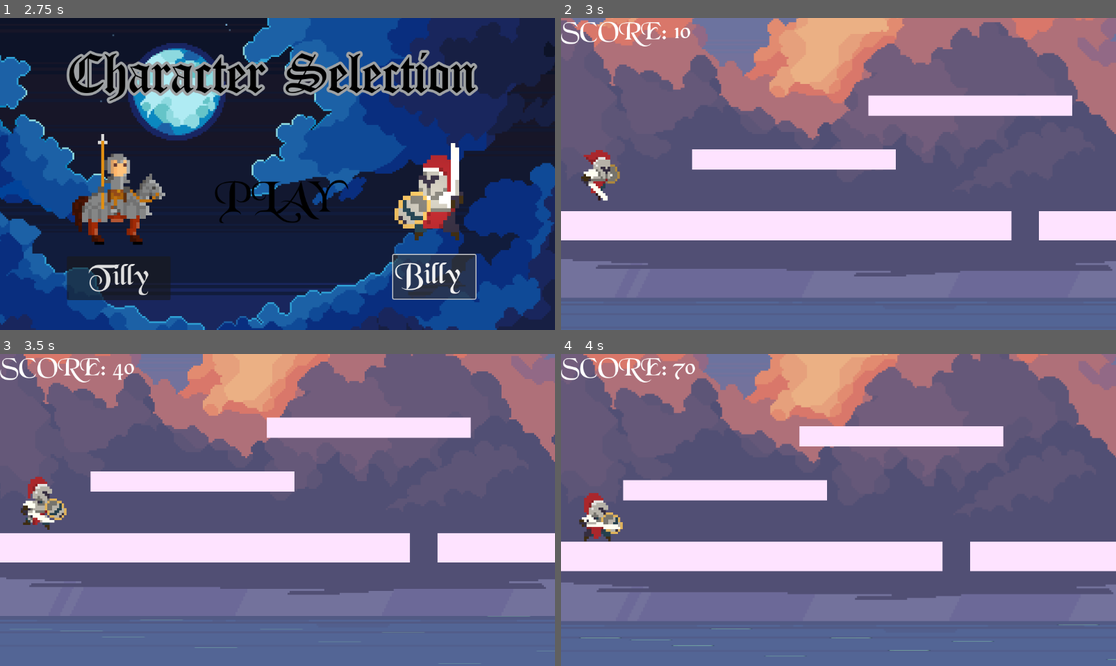
Above: before the commit, frames 1-4 (two rows, left to right).
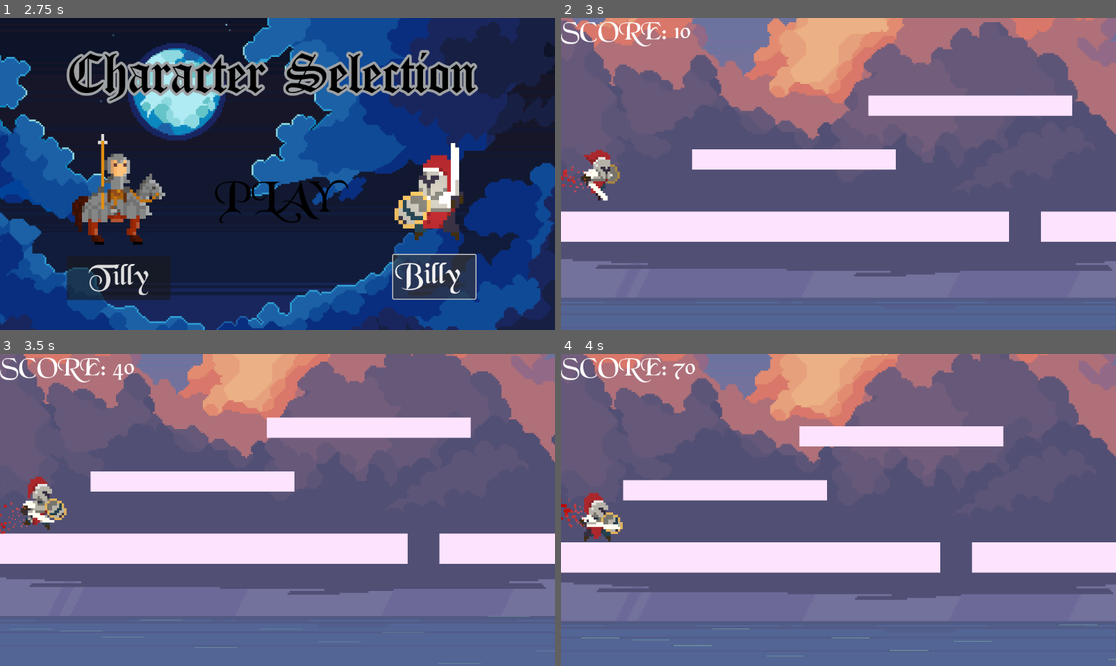
Above: after the commit, the same moments.

Repository: AugustanaCSC380January2024/final-game-frenchie
Game: Godot game, scene res://Scenes/start_screen.tscn
The game is run twice, just before and just after one commit, with the same random seed, the same clock (stepped at 60 frames per second) and the same inputs.
Inputs:
- Up to frame 1 (2.75 s): click "START" at 0.5 s; click "Tilly" at 1.25 s; click "Billy" at 2 s
- Up to frame 2 (3 s): click "PLAY" at 2.75 s
- Up to frame 3 (3.5 s): no input
- Up to frame 4 (4 s): tap Enter (ui_accept) at 3.5 s; hold A (attack) from 3.53 s (still down); tap Space (jump) at 3.77 s

Frame 1 is identical in both runs. In frame 2, 0.8% of the frame differs, in the area x 0-100%, y 47-72%; in frame 3, 0.8%; in frame 4, 1.0%, in the area x 0-100%, y 46-71%.

Commit message:
Pause boss scene

Diff:
--- a/Scenes/billy.tscn
+++ b/Scenes/billy.tscn
@@ -321,6 +321,33 @@
 
 [sub_resource type="CircleShape2D" id="CircleShape2D_oqwko"]
 radius = 8.89571
+
+[sub_resource type="Gradient" id="Gradient_7cvbp"]
+colors = PackedColorArray(0.992157, 0.45098, 0.458824, 0.505882, 0.730586, 0.0172206, 4.81307e-07, 1)
+
+[sub_resource type="GradientTexture1D" id="GradientTexture1D_fh5wi"]
+gradient = SubResource("Gradient_7cvbp")
+
+[sub_resource type="Curve" id="Curve_v48tq"]
+_data = [Vector2(0.0331126, 0.406593), 0.0, 0.0, 0, 0, Vector2(1, 1), 0.0, 0.0, 0, 0]
+point_count = 2
+
+[sub_resource type="CurveTexture" id="CurveTexture_dvgwi"]
+curve = SubResource("Curve_v48tq")
+
+[sub_resource type="ParticleProcessMaterial" id="ParticleProcessMaterial_w8ejq"]
+lifetime_randomness = 0.5
+particle_flag_disable_z = true
+emission_shape = 3
+emission_box_extents = Vector3(1, 5, 1)
+spread = 12.64
+initial_velocity_min = -100.0
+initial_velocity_max = -100.0
+gravity = Vector3(0, 0, 0)
+scale_min = 5.0
+scale_max = 8.0
+scale_curve = SubResource("CurveTexture_dvgwi")
+color_ramp = SubResource("GradientTexture1D_fh5wi")
 
 [node name="Billy" type="CharacterBody2D"]
 scale = Vector2(5, 5)
@@ -378,6 +405,12 @@
 position = Vector2(11.9781, 45.9394)
 shape = SubResource("CircleShape2D_oqwko")
 
+[node name="GPUParticles2D" type="GPUParticles2D" parent="."]
+position = Vector2(13.2, 67.8)
+amount = 60
+process_material = SubResource("ParticleProcessMaterial_w8ejq")
+lifetime = 0.2
+
 [connection signal="animation_finished" from="AnimatedSprite2D" to="." method="_on_animated_sprite_2d_animation_finished"]
 [connection signal="body_entered" from="HeadBox" to="." method="_on_head_box_body_entered"]
 [connection signal="area_entered" from="AttackingForce" to="." method="_on_attacking_force_area_entered"]
--- a/Scenes/bossfight.tscn
+++ b/Scenes/bossfight.tscn
@@ -267,6 +267,7 @@
 
 [node name="Camera2D" type="Camera2D" parent="."]
 anchor_mode = 0
+enabled = false
 
 [node name="AnimationPlayer" type="AnimationPlayer" parent="."]
 libraries = {
--- a/Scenes/gameplay.tscn
+++ b/Scenes/gameplay.tscn
@@ -258,11 +258,11 @@
 
 [node name="Death" type="AnimatedSprite2D" parent="Deathzone"]
 texture_filter = 1
-position = Vector2(-488, 408)
+position = Vector2(-504, 427)
 scale = Vector2(9.5, 9.5)
 sprite_frames = SubResource("SpriteFrames_n307w")
 autoplay = "default"
-frame_progress = 0.00392482
+frame_progress = 0.215732
 
 [node name="UILayer" parent="." instance=ExtResource("5_57sv3")]
 
@@ -280,7 +280,7 @@
 scale = Vector2(3.15278, 3.15278)
 sprite_frames = SubResource("SpriteFrames_d255d")
 autoplay = "default"
-frame_progress = 0.265909
+frame_progress = 0.477717
 
 [node name="AnimatedSprite2D2" type="AnimatedSprite2D" parent="PlayerDeathzone"]
 position = Vector2(-181, 956)
@@ -441,7 +441,7 @@
 scale = Vector2(3.15278, 3.56944)
 sprite_frames = SubResource("SpriteFrames_d255d")
 autoplay = "default"
-frame_progress = 0.236892
+frame_progress = 0.448699
 
 [connection signal="bat_spawned" from="Spawner" to="." method="_on_spawner_bat_spawned"]
 [connection signal="clock_spawned" from="SpawnerClock" to="." method="_on_spawner_clock_clock_spawned"]
--- a/Scenes/shape_1.tscn
+++ b/Scenes/shape_1.tscn
@@ -24,10 +24,10 @@
 shape = SubResource("RectangleShape2D_ayupn")
 
 [node name="ColorRect" type="ColorRect" parent="."]
-offset_left = 51.0
-offset_top = -21.0
-offset_right = 1018.0
-offset_bottom = 40.0
+offset_left = 55.0
+offset_top = -20.0
+offset_right = 1013.0
+offset_bottom = 43.0
 color = Color(0.996078, 0.890196, 1, 1)
 
 [node name="ColorRect2" type="ColorRect" parent="."]
--- a/Scenes/tilly.tscn
+++ b/Scenes/tilly.tscn
@@ -224,6 +224,33 @@
 [sub_resource type="CircleShape2D" id="CircleShape2D_bjhsa"]
 radius = 15.1773
 
+[sub_resource type="Gradient" id="Gradient_dsqgo"]
+colors = PackedColorArray(0.91, 0.515667, 0, 0.678431, 0.714317, 0.158873, 0, 1)
+
+[sub_resource type="GradientTexture1D" id="GradientTexture1D_8grpj"]
+gradient = SubResource("Gradient_dsqgo")
+
+[sub_resource type="Curve" id="Curve_qkuj3"]
+_data = [Vector2(0, 0.274725), 0.0, 0.0, 0, 0, Vector2(1, 1), 0.0, 0.0, 0, 0]
+point_count = 2
+
+[sub_resource type="CurveTexture" id="CurveTexture_evews"]
+curve = SubResource("Curve_qkuj3")
+
+[sub_resource type="ParticleProcessMaterial" id="ParticleProcessMaterial_01oqh"]
+lifetime_randomness = 0.5
+particle_flag_disable_z = true
+emission_shape = 3
+emission_box_extents = Vector3(1, 7, 1)
+spread = 16.686
+initial_velocity_min = -100.0
+initial_velocity_max = -100.0
+gravity = Vector3(0, 0, 0)
+scale_min = 6.0
+scale_max = 7.0
+scale_curve = SubResource("CurveTexture_evews")
+color_ramp = SubResource("GradientTexture1D_8grpj")
+
 [node name="Tilly" type="CharacterBody2D"]
 position = Vector2(133, 95)
 scale = Vector2(2.96569, 2.96569)
@@ -274,5 +301,11 @@
 position = Vector2(0, 10.7901)
 shape = SubResource("CircleShape2D_bjhsa")
 
+[node name="GPUParticles2D" type="GPUParticles2D" parent="."]
+position = Vector2(-5.39503, 10.7901)
+amount = 80
+process_material = SubResource("ParticleProcessMaterial_01oqh")
+lifetime = 0.3
+
 [connection signal="body_entered" from="HeadBox" to="." method="_on_head_box_body_entered"]
 [connection signal="area_entered" from="AttackingForce" to="." method="_on_attacking_force_area_entered"]
--- a/Scenes/ui_layer.tscn
+++ b/Scenes/ui_layer.tscn
@@ -1,8 +1,9 @@
-[gd_scene load_steps=4 format=3 uid="uid://bw38f473b2rn8"]
+[gd_scene load_steps=5 format=3 uid="uid://bw38f473b2rn8"]
 
 [ext_resource type="Script" path="res://Scripts/ui_layer.gd" id="1_dkn07"]
 [ext_resource type="PackedScene" uid="uid://11ikb2rc5xa0" path="res://Scenes/hud.tscn" id="1_j2pev"]
 [ext_resource type="PackedScene" uid="uid://c11l4jlbbj63i" path="res://Scenes/game_over.tscn" id="3_nvpdw"]
+[ext_resource type="PackedScene" uid="uid://16f7b4va6so4" path="res://Scenes/bossfight.tscn" id="4_o6tdd"]
 
 [node name="UILayer" type="CanvasLayer"]
 script = ExtResource("1_dkn07")
@@ -11,3 +12,6 @@
 
 [node name="GameOver" parent="." instance=ExtResource("3_nvpdw")]
 visible = false
+
+[node name="Bossfight" parent="." instance=ExtResource("4_o6tdd")]
+visible = false
--- a/Scripts/BossFire.gd
+++ b/Scripts/BossFire.gd
@@ -1,6 +1,7 @@
 extends CharacterBody2D
 
 @export var gravity = 10000
+signal boss_showup
 
 func _physics_process(delta):
 	velocity.y = delta * gravity
@@ -8,5 +9,6 @@
 
 
 func _on_fight_body_entered(body):
-	await get_tree().create_timer(1).timeout
-	get_tree().change_scene_to_file("res://Scenes/bossfight.tscn")
+	emit_signal("boss_showup")
+	#await get_tree().create_timer(1).timeout
+	#get_tree().change_scene_to_file("res://Scenes/bossfight.tscn")
--- a/Scripts/bossfight.gd
+++ b/Scripts/bossfight.gd
@@ -2,7 +2,6 @@
 
 @onready var player_progress_bar = $PlayerPanel/PlayerData/ProgressBar
 @onready var boss_progress_bar = $BossContainer/ProgressBar
-
 
 @export var enemy: Resource = null
 
@@ -35,6 +34,8 @@
 	Music.play_sfx("forfeit")
 	await get_tree().create_timer(2).timeout
 	$TextBox.hide()
+	self.visible = false
+	get_parent().paused = false
 
 func set_health(progress_bar, health, max_health):
 	progress_bar.value = health
@@ -91,7 +92,7 @@
 		await get_tree().create_timer(2).timeout
 		display_text("I am too young... too too young...")
 		await get_tree().create_timer(2).timeout
-		get_tree().quit()
+
 
 
 func _on_defend_pressed():
--- a/Scripts/gameplay.gd
+++ b/Scripts/gameplay.gd
@@ -7,8 +7,11 @@
 @onready var hud = $UILayer/HUD
 @onready var ui = $UILayer
 @onready var gos = $UILayer/GameOver
+@onready var bossfightscn = $Bossfight
+@onready var bosscamera = $Bossfight/Camera2D
 var bossscene = preload("res://Scenes/boss_1.tscn")
 
+var bossfightscene = preload("res://Scenes/bossfight.tscn")
 
 var segments = [
 	preload("res://Scenes/shape_1.tscn"),
@@ -56,7 +59,7 @@
 		if (area.position.x < -1060):
 			spawn_inst(area.position.x + 2048, 0)
 			print(speed)
-			if (speed == 170):
+			if (speed % 165 == 0):
 				spawn_boss(area.position.x + 2048, 0)
 			area.queue_free()
 
@@ -68,7 +71,8 @@
 
 func spawn_boss(x, y):
 	var boss_ins = bossscene.instantiate()
-	boss_ins.position = Vector2(x, y)
+	boss_ins.get_node("BossFire").boss_showup.connect(_boss_encounter)
+	boss_ins.position = Vector2(x, y - 800)
 	$Areas.add_child(boss_ins)
 
 
@@ -114,3 +118,7 @@
 	game_running = false
 	await get_tree().create_timer(1).timeout
 	ui.show_game_over(true)
+
+func _boss_encounter():
+	ui.show_boss_scene(true)
+	get_tree().paused = true
--- a/Scripts/ui_layer.gd
+++ b/Scripts/ui_layer.gd
@@ -2,3 +2,6 @@
 
 func show_game_over(flag):
 	$GameOver.visible = flag
+
+func show_boss_scene(flag):
+	$Bossfight.visible = flag
--- a/project.godot
+++ b/project.godot
@@ -51,4 +51,3 @@
 2d_physics/layer_4="deathzone"
 2d_physics/layer_5="weapon"
 2d_physics/layer_6="hitboxes"
-2d_physics/layer_7="bossscene"
Not shown: 1 places in Scenes/billy.tscn that only renumber resources
Not shown: 1 places in Scenes/tilly.tscn that only renumber resources
